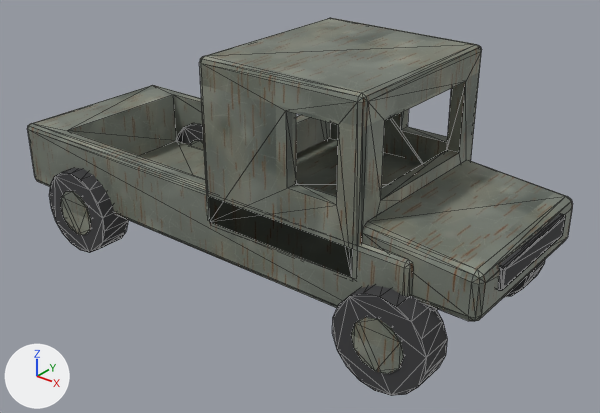
The glTF model assets/models/veh/pickup.glb: old version first, new version second.
The view is the same before and after, from a 50 mm camera at (4.9, -5.38, 4.04) aimed at (0.6, 0.0, 0.71). Lighting does not change. The marker at lower left points along +X, +Y and +Z. The older version comes first. Mesh edges are drawn as thin lines. Vertices at exactly the same position are counted once.

Names of what the first picture shows: 'pickup'.
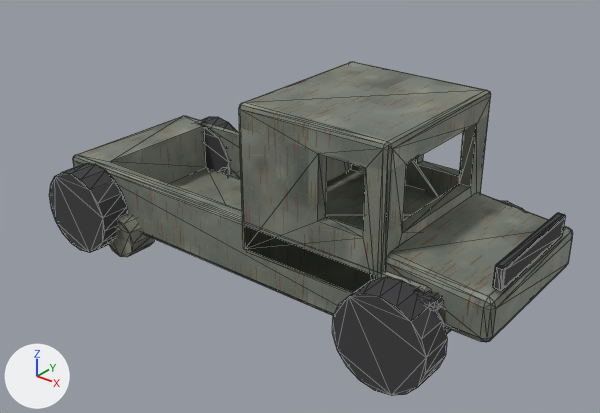
Where the newer file only moved an object's origin or applied its transform, the numbers keep the older frame.

Location of each change, (x1, y1, x2, y2) in pixels of the pictures (600 x 413 px; the box of a moved part takes in the faces that stretch with it):
'pickup', reshaped (11% shorter)
    before: (27, 18, 573, 396)
    after: (49, 61, 573, 396)
part 1 of me_cube, moved or reshaped
    before: (27, 85, 422, 308)
    after: (73, 116, 451, 335)
part 2 of me_cube, moved or reshaped
    before: (199, 18, 482, 277)
    after: (239, 61, 491, 291)
part 3 of me_cube, moved or reshaped
    before: (362, 160, 573, 322)
    after: (386, 193, 573, 342)
part 4 of me_cube, moved or reshaped (not visible afterwards)
    before: (351, 317, 404, 374)
part 5 of me_cube, moved or reshaped (mostly hidden)
    before: (190, 140, 204, 150)
    after: (229, 168, 241, 179)
part 6 of me_cube, moved or reshaped
    before: (61, 191, 91, 235)
    after: (109, 214, 154, 257)

The edits, one by one:
me_cube is used by ob_pickup; location (0.0, 0.0, 0.0).
me_cube had 568 vertices, 1096 faces and spanned x -2.3..2.86, y -1.03..1.03, z 0.0..2.25.
me_cube now has 568 vertices, 1096 faces and spans x -1.81..2.86, y -1.03..1.02, z 0.0..1.88.
me_cube part 1: the loose piece of 64 vertices spanning x -2.3..2.3, y -0.88..0.88, z 0.45..1.1 is scaled about its middle by 0.912, then moved by (0.28, 0.08, -0.24).
me_cube part 2: the loose piece of 96 vertices spanning x 0.25..1.85, y -0.88..0.88, z 0.75..2.25 is scaled about its middle by 0.912, then moved by (0.19, 0.08, -0.3).
me_cube part 3: the loose piece of 56 vertices spanning x 1.77..2.82, y -0.82..0.82, z 0.75..1.25 is scaled about its middle by 0.912, then moved by (0.08, 0.08, -0.26).
me_cube part 4: the loose piece of 24 vertices spanning x 1.92..2.38, y -1.03..-0.71, z 0.19..0.65 is scaled about its middle by 0.912, then moved by (0.09, 0.16, -0.21).
me_cube part 5: the loose piece of 24 vertices spanning x -1.63..-1.17, y 0.71..1.03, z 0.19..0.65 is scaled about its middle by 0.912, then moved by (0.41, 0.0, -0.21).
me_cube part 6: the loose piece of 24 vertices spanning x -1.63..-1.17, y -1.03..-0.71, z 0.19..0.65 is scaled about its middle by 0.912, then moved by (0.41, 0.16, -0.21).
Other edits to the shape of me_cube do not show in these pictures.
